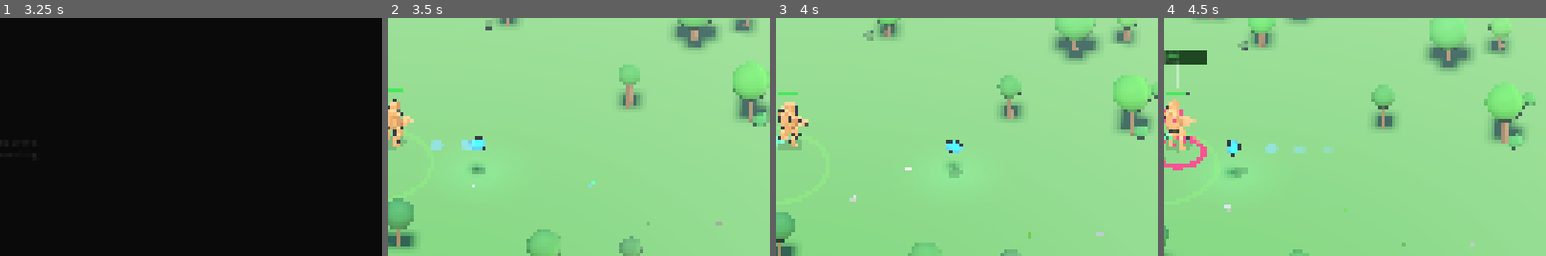
Above: before the commit, frames 1-4 (left to right).
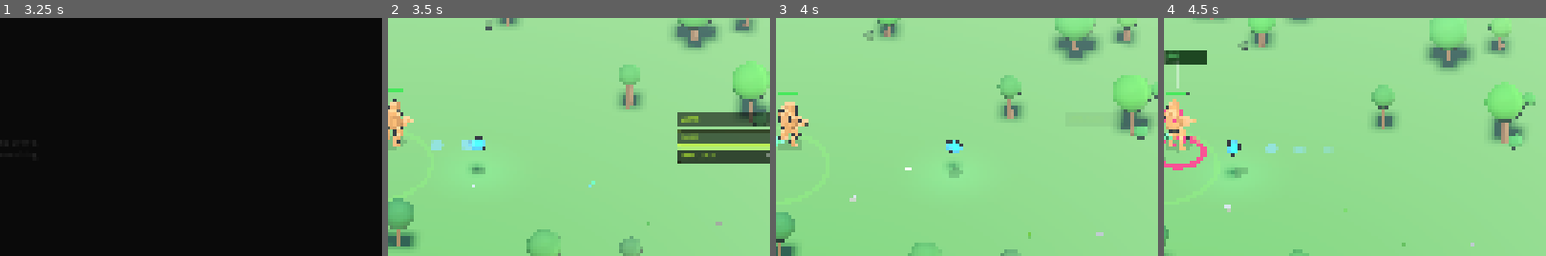
Above: after the commit, the same moments.

Repository: Jojjo1010/MechGame
Game: Godot game, scene res://scenes/ui/StartScreen.tscn
The game is run twice, just before and just after one commit, with the same random seed, the same clock (stepped at 60 frames per second) and the same inputs.
Inputs (mouse positions are % of the whole screen's width and height, from its top left):
- Up to frame 1 (3.25 s): click "PLAY" at 0.5 s; tap Enter at 1.25, 2, 2.75 s; move the mouse to (72, 45) at 1.27 s; hold D 1.28-2 s; hold Shift 1.28-2 s; click (72, 45) at 1.42 s; drag from (30, 55) to (45, 70) at 2.02 s; move the mouse to (60, 28) at 2.77 s; hold D from 2.78 s (still down); hold Shift from 2.78 s (still down); tap Q at 2.85 s; click (60, 28) at 2.92 s
- Up to frame 2 (3.5 s): keep holding D; keep holding Shift
- Up to frame 3 (4 s): release D at 3.5 s; release Shift at 3.5 s; drag from (45, 70) to (20, 35) at 3.52 s
- Up to frame 4 (4.5 s): move the mouse to (80, 65) at 4.27 s; hold A from 4.28 s (still down); hold Shift from 4.28 s (still down); tap F at 4.35 s; click (80, 65) at 4.42 s
The pictures show only the part of the screen within x 50-100%, y 23-73%; the shares and areas given below are measured in that part.

Frame 1 is identical in both runs. In frame 2, 4.9% of the frame differs, in the area x 75-100%, y 39-62%; in frame 3, less than 0.1%; in frame 4, nothing differs.

Commit message:
First-run tutorial prompts
Right-edge stack of four hint rows that fade as their action is performed:
WASD/MOVE, SHIFT/DASH, LEFT-CLICK/FIRE ULT, and a conditional REPAIR row
that surfaces when a mech first drops below 60% HP. Once all four are
dismissed, SaveData.tutorial_seen flips and Game.gd no longer spawns the
overlay. Non-blocking — doesn't pause input or modal the screen.

Diff:
--- a/scenes/game/Game.gd
+++ b/scenes/game/Game.gd
@@ -15,6 +15,7 @@
 const DRONE_HINT_SCRIPT     := preload("res://scenes/ui/DroneHiddenHint.gd")
 const LEFT_CLICK_HINT_SCRIPT := preload("res://scenes/ui/LeftClickHint.gd")
 const PAUSE_MENU_SCRIPT     := preload("res://scenes/ui/PauseMenu.gd")
+const TUTORIAL_PROMPTS_SCRIPT := preload("res://scenes/ui/TutorialPrompts.gd")
 
 const CAM_OFFSET  := Vector3(16.0, 16.0, 16.0)
 const CAM_SMOOTH  := 4.0
@@ -84,8 +85,22 @@
 	_spawn_upgrade_picker()
 	_spawn_drone_hint()
 	_spawn_left_click_hint()
+	_spawn_tutorial_prompts()
 	RunManager.run_won.connect(_on_run_won)
 	AudioManager.play_music("bgm_main", -12.0)
+
+# First-run on-boarding: a small hint stack on the right edge that fades each
+# row when the matching action is performed. SaveData persists the seen flag,
+# so this is a no-op on subsequent runs.
+func _spawn_tutorial_prompts() -> void:
+	if SaveData.tutorial_seen:
+		return
+	if drones.is_empty():
+		return
+	var prompts := CanvasLayer.new()
+	prompts.set_script(TUTORIAL_PROMPTS_SCRIPT)
+	add_child(prompts)
+	prompts.setup(drones[0], mechs)
 
 func _spawn_drone_hint() -> void:
 	_drone_hint = CanvasLayer.new()
--- /dev/null
+++ b/scenes/ui/TutorialPrompts.gd
@@ -0,0 +1,205 @@
+extends CanvasLayer
+
+# First-run on-boarding overlay. A short stack of hint rows on the right edge
+# of the screen — each row fades out the moment its action is satisfied. Once
+# all four are dismissed, the player is marked "tutorialized" via SaveData
+# and the overlay frees itself; Game.gd no longer spawns it on subsequent runs.
+#
+# Designed to be unobtrusive: rows are small, sit out of the way of mechs
+# and the action, and don't block input. No modal pause, no enforced order —
+# whatever the player does first, the matching hint vanishes.
+
+const ROW_W           := 320.0
+const ROW_H           := 56.0
+const ROW_GAP         := 12
+const PANEL_CORNER_R  := 10
+const SIDE_MARGIN     := 32.0
+const FADE_DUR        := 0.45
+
+# Drone-mech proximity that counts as "approached" — must match Game.gd's
+# DRONE_INTERACT_RADIUS so the dismissal lines up with when MechOptionsPanel
+# would actually let the player repair.
+const APPROACH_RADIUS := 5.0
+const REPAIR_HP_TRIGGER := 0.60   # mech HP fraction below which the repair hint surfaces
+
+enum HintId { WASD, SHIFT, LMB, REPAIR }
+
+var _drone:  Node3D = null
+var _mechs:  Array  = []
+var _rows: Dictionary = {}        # HintId → PanelContainer
+var _dismissed: Dictionary = {}   # HintId → bool
+
+# Visibility-gating state.
+var _repair_visible: bool = false
+var _all_done:       bool = false
+
+func setup(p_drone: Node3D, p_mechs: Array) -> void:
+	_drone = p_drone
+	_mechs = p_mechs
+
+func _ready() -> void:
+	layer = 12   # above the HUD strip, below pause / death / win modals
+	process_mode = Node.PROCESS_MODE_PAUSABLE
+	_build()
+
+func _build() -> void:
+	var anchor := Control.new()
+	anchor.set_anchors_and_offsets_preset(Control.PRESET_RIGHT_WIDE)
+	anchor.mouse_filter = Control.MOUSE_FILTER_IGNORE
+	add_child(anchor)
+
+	var col := VBoxContainer.new()
+	col.add_theme_constant_override("separation", ROW_GAP)
+	col.alignment = BoxContainer.ALIGNMENT_CENTER
+	col.mouse_filter = Control.MOUSE_FILTER_IGNORE
+	# Anchor: right edge, vertically centered in viewport.
+	col.set_anchors_and_offsets_preset(Control.PRESET_CENTER_RIGHT)
+	col.position = Vector2(-ROW_W - SIDE_MARGIN, -((ROW_H + ROW_GAP) * 2))
+	anchor.add_child(col)
+
+	_rows[HintId.WASD]   = _make_row("WASD",        "MOVE")
+	_rows[HintId.SHIFT]  = _make_row("SHIFT",       "DASH")
+	_rows[HintId.LMB]    = _make_row("LEFT-CLICK",  "FIRE ULT")
+	_rows[HintId.REPAIR] = _make_row("APPROACH",    "REPAIR DAMAGED MECH")
+
+	for id in [HintId.WASD, HintId.SHIFT, HintId.LMB, HintId.REPAIR]:
+		var row: PanelContainer = _rows[id]
+		col.add_child(row)
+		# REPAIR starts hidden; surfaces when a mech first drops below the HP
+		# threshold so it doesn't compete for attention before it's relevant.
+		if id == HintId.REPAIR:
+			row.modulate.a = 0.0
+
+func _make_row(chip_text: String, action_text: String) -> PanelContainer:
+	var panel := PanelContainer.new()
+	panel.custom_minimum_size = Vector2(ROW_W, ROW_H)
+	panel.mouse_filter = Control.MOUSE_FILTER_IGNORE
+	var sb := StyleBoxFlat.new()
+	sb.bg_color     = UITheme.COLOR_PANEL_ALPHA
+	sb.border_color = UITheme.COLOR_BORDER_BRIGHT
+	sb.set_border_width_all(int(UITheme.PANEL_BORDER_W))
+	sb.set_corner_radius_all(PANEL_CORNER_R)
+	sb.content_margin_left   = UITheme.PAD_M
+	sb.content_margin_right  = UITheme.PAD_M
+	sb.content_margin_top    = UITheme.PAD_S
+	sb.content_margin_bottom = UITheme.PAD_S
+	panel.add_theme_stylebox_override("panel", sb)
+
+	var row := HBoxContainer.new()
+	row.add_theme_constant_override("separation", UITheme.PAD_M)
+	row.mouse_filter = Control.MOUSE_FILTER_IGNORE
+	panel.add_child(row)
+
+	var chip := Label.new()
+	chip.text = chip_text
+	UITheme.style_label_caps(chip, UITheme.FONT_LABEL_CAPS, UITheme.COLOR_ACCENT_LIME)
+	chip.size_flags_vertical = Control.SIZE_SHRINK_CENTER
+	chip.mouse_filter = Control.MOUSE_FILTER_IGNORE
+	row.add_child(chip)
+
+	var action := Label.new()
+	action.text = action_text
+	UITheme.style_label_caps(action, UITheme.FONT_LABEL_CAPS, UITheme.COLOR_TEXT_PRIMARY)
+	action.size_flags_horizontal = Control.SIZE_EXPAND_FILL
+	action.size_flags_vertical   = Control.SIZE_SHRINK_CENTER
+	action.horizontal_alignment  = HORIZONTAL_ALIGNMENT_RIGHT
+	action.mouse_filter = Control.MOUSE_FILTER_IGNORE
+	row.add_child(action)
+	return panel
+
+# ── Polling ──────────────────────────────────────────────────────────────────
+
+func _process(_delta: float) -> void:
+	if _all_done:
+		return
+	_check_wasd()
+	_check_shift()
+	_check_lmb()
+	_check_repair()
+	_check_done()
+
+func _check_wasd() -> void:
+	if _dismissed.get(HintId.WASD, false):
+		return
+	if Input.is_key_pressed(KEY_W) or Input.is_key_pressed(KEY_A) \
+			or Input.is_key_pressed(KEY_S) or Input.is_key_pressed(KEY_D):
+		_dismiss(HintId.WASD)
+
+func _check_shift() -> void:
+	if _dismissed.get(HintId.SHIFT, false):
+		return
+	if Input.is_key_pressed(KEY_SHIFT):
+		_dismiss(HintId.SHIFT)
+
+# Ults start fully charged on wave 1 (BaseWeapon.setup), so the LMB hint is
+# always actionable from frame one — no gating needed.
+func _check_lmb() -> void:
+	if _dismissed.get(HintId.LMB, false):
+		return
+	if Input.is_mouse_button_pressed(MOUSE_BUTTON_LEFT):
+		_dismiss(HintId.LMB)
+
+func _check_repair() -> void:
+	if _dismissed.get(HintId.REPAIR, false):
+		return
+	if not _repair_visible:
+		if _any_mech_damaged():
+			_repair_visible = true
+			_fade_in(_rows[HintId.REPAIR])
+		return
+	# Dismiss when the drone closes within interact range of any damaged mech —
+	# at that point MechOptionsPanel surfaces the actual REPAIR button and
+	# takes over the affordance.
+	if _drone == null or not is_instance_valid(_drone):
+		return
+	for m in _mechs:
+		if not is_instance_valid(m):
+			continue
+		if not _mech_is_damaged(m):
+			continue
+		var d := _drone.global_position.distance_to(m.global_position)
+		if d <= APPROACH_RADIUS:
+			_dismiss(HintId.REPAIR)
+			return
+
+func _any_mech_damaged() -> bool:
+	for m in _mechs:
+		if _mech_is_damaged(m):
+			return true
+	return false
+
+func _mech_is_damaged(m: Object) -> bool:
+	if not is_instance_valid(m):
+		return false
+	var hp:    Variant = m.get("health")
+	var hp_max: Variant = m.get("max_health")
+	if hp == null or hp_max == null or float(hp_max) <= 0.0:
+		return false
+	return float(hp) / float(hp_max) < REPAIR_HP_TRIGGER
+
+# ── Dismissal ────────────────────────────────────────────────────────────────
+
+func _dismiss(id: int) -> void:
+	if _dismissed.get(id, false):
+		return
+	_dismissed[id] = true
+	var row: Control = _rows[id]
+	var t := create_tween()
+	t.tween_property(row, "modulate:a", 0.0, FADE_DUR)
+	t.tween_callback(row.queue_free)
+
+func _fade_in(row: Control) -> void:
+	var t := create_tween()
+	t.tween_property(row, "modulate:a", 1.0, FADE_DUR)
+
+func _check_done() -> void:
+	# All four prompts have been satisfied — persist the flag and self-destruct.
+	for id in [HintId.WASD, HintId.SHIFT, HintId.LMB, HintId.REPAIR]:
+		if not _dismissed.get(id, false):
+			return
+	_all_done = true
+	SaveData.mark_tutorial_seen()
+	# Small grace so the last fade finishes before the layer is freed.
+	var t := create_tween()
+	t.tween_interval(FADE_DUR + 0.1)
+	t.tween_callback(queue_free)
